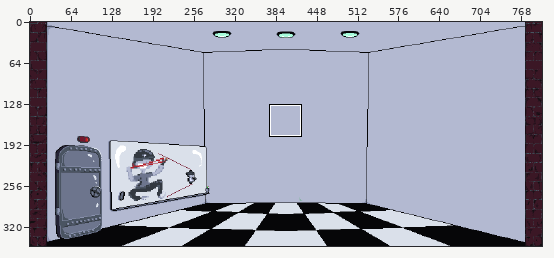
Edited in one commit: pixel-art file (src/Map Objects/Plax/bg_lab.aseprite). The first picture is a wide view before the edit; the outline marks the close-up.
Close-up. Earlier state:
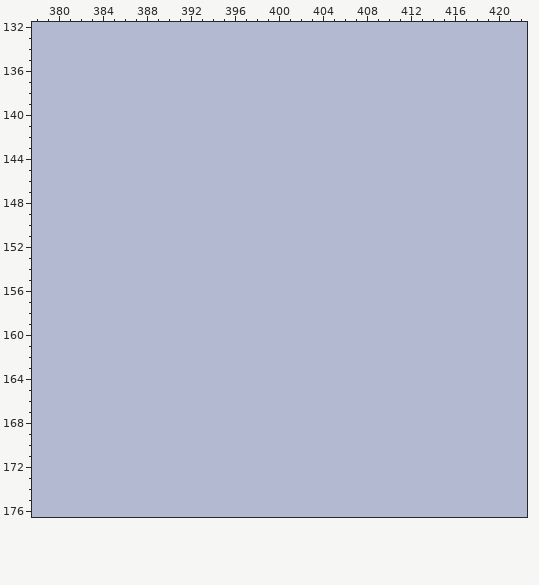
800x350 pixels, 1 frame. Shown: x 378..422, y 132..176. The commit also changed other parts of the picture, which this record leaves out.
After:
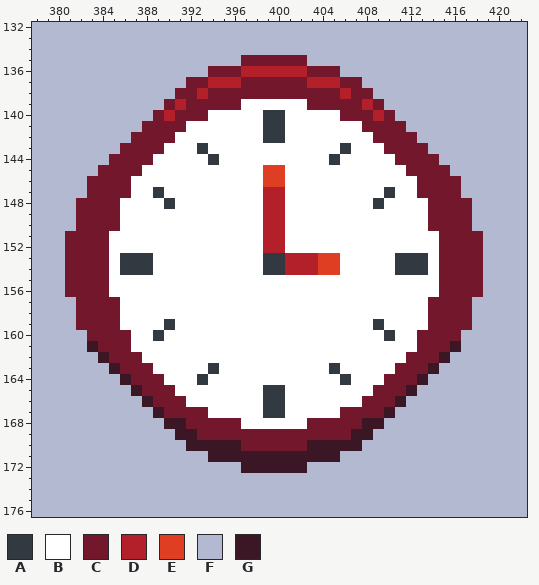
Palette (. is transparent): A #333941  B #ffffff  C #73172d  D #b4202a  E #df3e23  F #b3b9d1  G #3b1725
The exact change:
layer "Clock" added
Changed rows in their new state; - is an unchanged pixel.
Layer "Clock":
first column x 381:
135 ----------------CCCCCC----------------
136 -------------CCCDDDDDDCCC-------------
137 -----------CCDDDCCCCCCDDDCC-----------
138 ----------CCDCCCCCCCCCCCCDCC----------
139 ---------CDCCCCCBBBBBBCCCCCDC---------
140 --------CDCCCBBBBBAABBBBBCCCDC--------
141 -------CCCCBBBBBBBAABBBBBBBCCCC-------
142 ------CCCCBBBBBBBBAABBBBBBBBCCCC------
143 -----CCCCBBBABBBBBBBBBBBBABBBCCCC-----
144 ----CCCCBBBBBABBBBBBBBBBABBBBBCCCC----
145 ---CCCCBBBBBBBBBBBEEBBBBBBBBBBBCCCC---
146 --CCCCBBBBBBBBBBBBEEBBBBBBBBBBBBCCCC--
147 --CCCCBBABBBBBBBBBDDBBBBBBBBBABBCCCC--
148 -CCCCBBBBABBBBBBBBDDBBBBBBBBABBBBCCCC-
149 -CCCCBBBBBBBBBBBBBDDBBBBBBBBBBBBBCCCC-
150 -CCCCBBBBBBBBBBBBBDDBBBBBBBBBBBBBCCCC-
151 CCCCBBBBBBBBBBBBBBDDBBBBBBBBBBBBBBCCCC
152 CCCCBBBBBBBBBBBBBBDDBBBBBBBBBBBBBBCCCC
153 CCCCBAAABBBBBBBBBBAADDDEEBBBBBAAABCCCC
154 CCCCBAAABBBBBBBBBBAADDDEEBBBBBAAABCCCC
155 CCCCBBBBBBBBBBBBBBBBBBBBBBBBBBBBBBCCCC
156 CCCCBBBBBBBBBBBBBBBBBBBBBBBBBBBBBBCCCC
157 -CCCCBBBBBBBBBBBBBBBBBBBBBBBBBBBBCCCC-
158 -CCCCBBBBBBBBBBBBBBBBBBBBBBBBBBBBCCCC-
159 -CCCCBBBBABBBBBBBBBBBBBBBBBBABBBBCCCC-
160 --CCCCBBABBBBBBBBBBBBBBBBBBBBABBCCCC--
161 --GCCCBBBBBBBBBBBBBBBBBBBBBBBBBBCCCG--
162 ---GCCCBBBBBBBBBBBBBBBBBBBBBBBBCCCG---
163 ----GCCCBBBBBABBBBBBBBBBABBBBBCCCG----
164 -----GCCCBBBABBBBBBBBBBBBABBBCCCG-----
165 ------GCCCBBBBBBBBAABBBBBBBBCCCG------
166 -------GCCCBBBBBBBAABBBBBBBCCCG-------
167 --------GCCCCBBBBBAABBBBBCCCCG--------
168 ---------GGCCCCCBBBBBBCCCCCGG---------
169 ----------GGCCCCCCCCCCCCCCGG----------
170 -----------GGGGGCCCCCCGGGGG-----------
171 -------------GGGGGGGGGGGG-------------
172 ----------------GGGGGG----------------
Boxes around the changes in both close-ups, in picture pixels (x1, y1, x2, y2):
changed: (65, 55, 483, 473)
